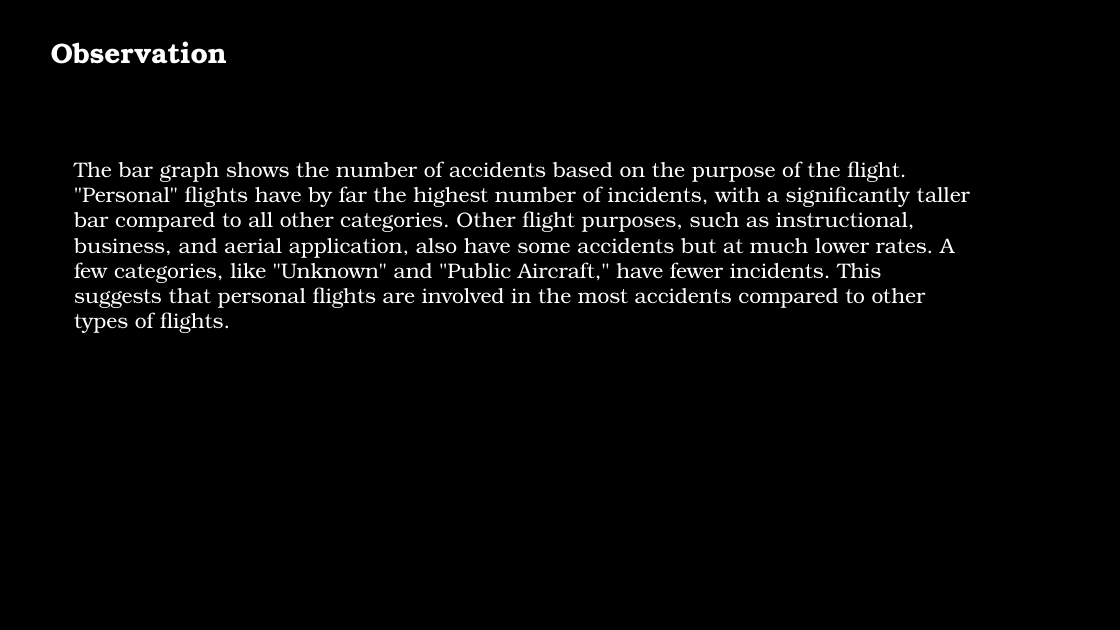
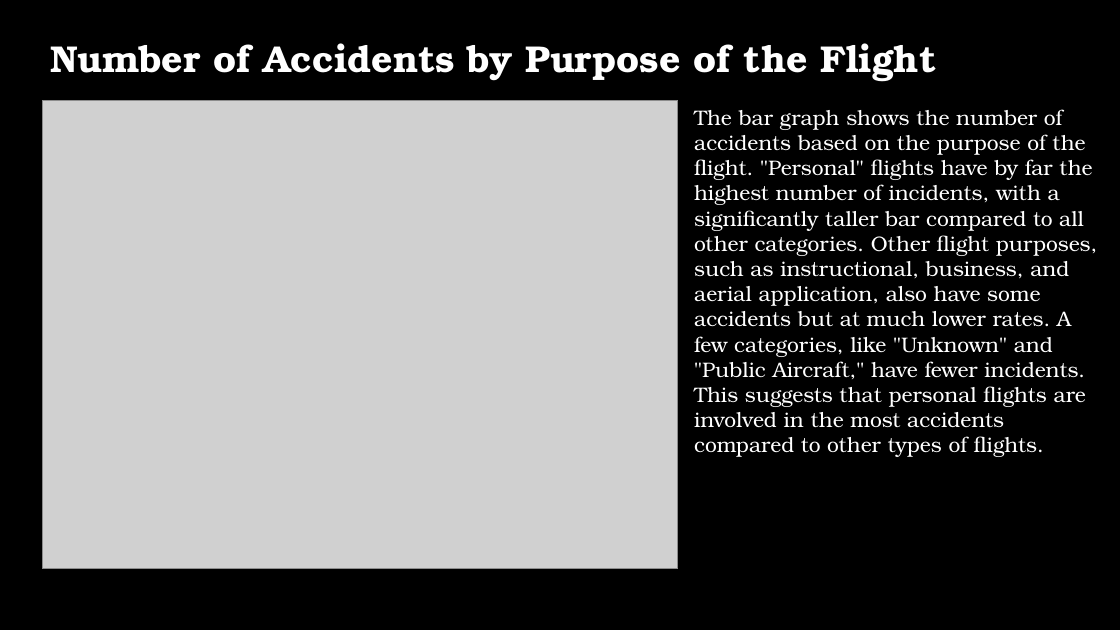
Before and after one commit to godwinmutuma/Phase1-project, a slide deck: slide 18 of Aviation Analysis.pptx (slide 26 before the commit). Drawn at 1120x630 pixels with LibreOffice and Linux fonts; fonts in the diff are those of the drawing; grey boxes stand for pictures; background and template pictures are left out. Boxes give left, top, right and bottom in pixels: in the first picture for what was removed or moved away, otherwise in the second. Text is boxed around its words. In the diff, an @@ line names an element or a change of style, - is before the commit and + after.

```diff
--- a/Aviation Analysis.pptx
+++ b/Aviation Analysis.pptx
@@ text removed at [51,41,227,64] @@
-Observation
@@ text added at [51,43,937,82], 32 pt, text #FFFFFF, bold @@
+Number of Accidents by Purpose of the Flight
@@ picture added at [43,100,678,569] @@
@@ text "The bar graph shows the ..." rewrapped from [74,161,970,308] to [694,109,1097,457] @@
```
Also in this commit, not shown: 8 other slides changed, 9 slides removed, 1 other file.
